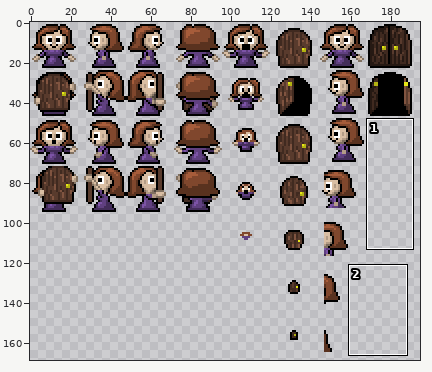
One commit to this sprite sheet: graphics/tiles-object.png. Above, an overview of the earlier version with the close-up marked.
Close-up. The starting point:
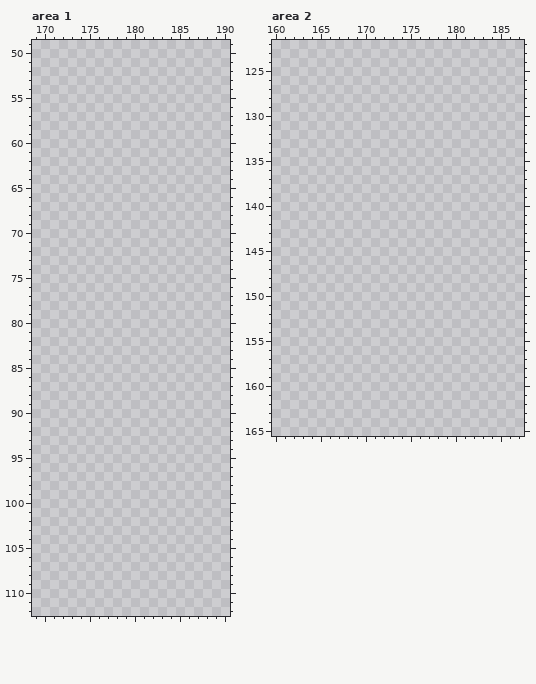
The file is 240x240 pixels. Pixels under 10% opacity are left out. Colours within 5 levels of each other are drawn and written as one. Shown: area 1: x 169..190, y 49..112; area 2: x 160..187, y 122..165. The wide view leaves out empty margins.
The result:
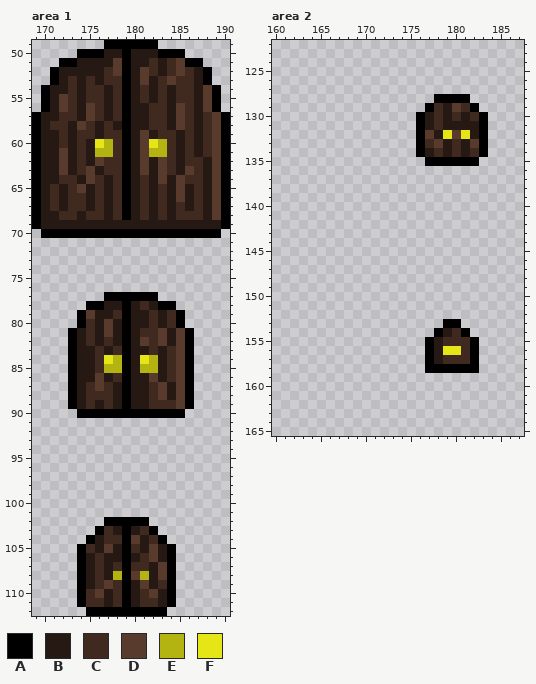
Palette (. is transparent): A #000000  B #261913  C #402a20  D #593b2d  E #b3b312  F #e6e617
The exact change:
--- area 1
@@ x 169..190 @@
- 49 ......................
- 50 ......................
- 51 ......................
- 52 ......................
- 53 ......................
- 54 ......................
- 55 ......................
- 56 ......................
- 57 ......................
- 58 ......................
- 59 ......................
- 60 ......................
- 61 ......................
- 62 ......................
- 63 ......................
- 64 ......................
- 65 ......................
- 66 ......................
- 67 ......................
- 68 ......................
- 69 ......................
- 70 ......................
+ 49 ........AAAAAA........
+ 50 .....AAABBABBBAAA.....
+ 51 ...AABBBBDABBCBCDAA...
+ 52 ..ABBBBBCDABDCBCDCBA..
+ 53 ..ABCBCBCCABDBCDCCBA..
+ 54 .ABBCBCCBCABCBCBCCBDA.
+ 55 .ABDCBCCBCABCBCBCCBDA.
+ 56 .ABDCBDCBCABBCCBDCBDA.
+ 57 ABBCCBDCBCABBCCBDCBCDA
+ 58 ABCCBDCBCBABBCCBDCBCDA
+ 59 ABBCBCCBCCABDBCCBCBCDA
+ 60 ABBCBCBFECABDFECBCBCDA
+ 61 ABBDBCBEECABDEECBCBCDA
+ 62 ABBDBCBDCCABDBDCBCCBDA
+ 63 ABBDBCDBCCABDBDCBDCBDA
+ 64 ABBCCBDCBCABCBDBDCCBDA
+ 65 ABCBCDBCBCABCBCBDBCBDA
+ 66 ABCBCCBCBCABCBCBDBCBDA
+ 67 ABCBCCBCBCABCBCBCBCBDA
+ 68 ABBCCBCCBCABCBCBCCCBDA
+ 69 ABBBBBBBBBBBBBBBBBBBBA
+ 70 .AAAAAAAAAAAAAAAAAAAA.
  71 ......................
@@ x 169..190 @@
  76 ......................
- 77 ......................
- 78 ......................
- 79 ......................
- 80 ......................
- 81 ......................
- 82 ......................
- 83 ......................
- 84 ......................
- 85 ......................
- 86 ......................
- 87 ......................
- 88 ......................
- 89 ......................
- 90 ......................
+ 77 ........AAAAAA........
+ 78 ......AABBABCBAA......
+ 79 .....ADBBCABBCBCA.....
+ 80 .....ACBDBABBCBCA.....
+ 81 ....ABCBDBABCCDBDA....
+ 82 ....ABCBCBABDCDBDA....
+ 83 ....ABBCBCABBCBCDA....
+ 84 ....ABBCFEABFEBCDA....
+ 85 ....ABBCEEABEEBCDA....
+ 86 ....ABBDBCABBDBCDA....
+ 87 ....ABCDCBABBCDBDA....
+ 88 ....ABCCCBABBCDBDA....
+ 89 ....ABCBCBABBCCCDA....
+ 90 .....AAAAAAAAAAAA.....
  91 ......................
@@ x 172..186 @@
 101 ...............
-102 ...............
-103 ...............
-104 ...............
-105 ...............
-106 ...............
-107 ...............
-108 ...............
-109 ...............
-110 ...............
-111 ...............
-112 ...............
+102 .....AAAAA.....
+103 ....ACBABCA....
+104 ...ABCCADBCA...
+105 ..ACBDBACBDBA..
+106 ..ABCBBABCDBA..
+107 ..ABCBCACCBDA..
+108 ..ABCBEADEBDA..
+109 ..ABCDCABDBCA..
+110 ..ACDBCABCDBA..
+111 ..ACCBCABCCBA..
+112 ...AAAAAAAAA...
--- area 2
@@ x 174..185 @@
 127 ............
-128 ............
-129 ............
-130 ............
-131 ............
-132 ............
-133 ............
-134 ............
-135 ............
+128 ....AAAA....
+129 ...ACBDCA...
+130 ..ABCBCBCA..
+131 ..ABCBBBBA..
+132 ..ADBFDFBA..
+133 ..ACDBCBDA..
+134 ..ABCBCBCA..
+135 ...AAAAAA...
 136 ............
@@ x 175..184 @@
 152 ..........
-153 ..........
-154 ..........
-155 ..........
-156 ..........
-157 ..........
-158 ..........
+153 ....AA....
+154 ...ABCA...
+155 ..ABCCCA..
+156 ..ABFFCA..
+157 ..ABCCCA..
+158 ..AAAAAA..
 159 ..........
Boxes around the changes in both close-ups, in picture pixels (x1, y1, x2, y2):
added: (32, 40, 230, 238)
added: (68, 292, 194, 418)
added: (77, 517, 176, 616)
added: (416, 94, 488, 166)
added: (425, 319, 479, 373)
